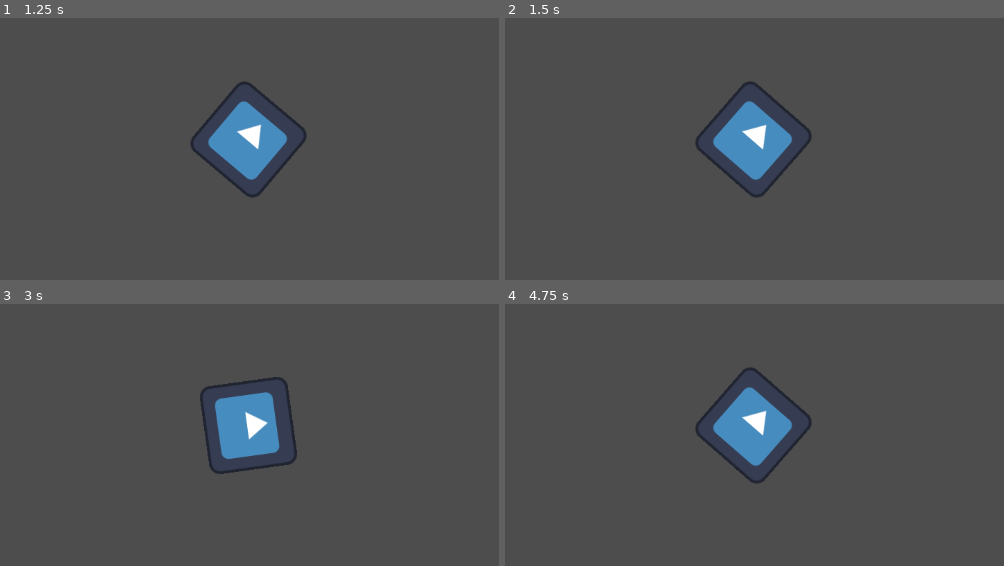
Above: before the commit, frames 1-4 (two rows, left to right).
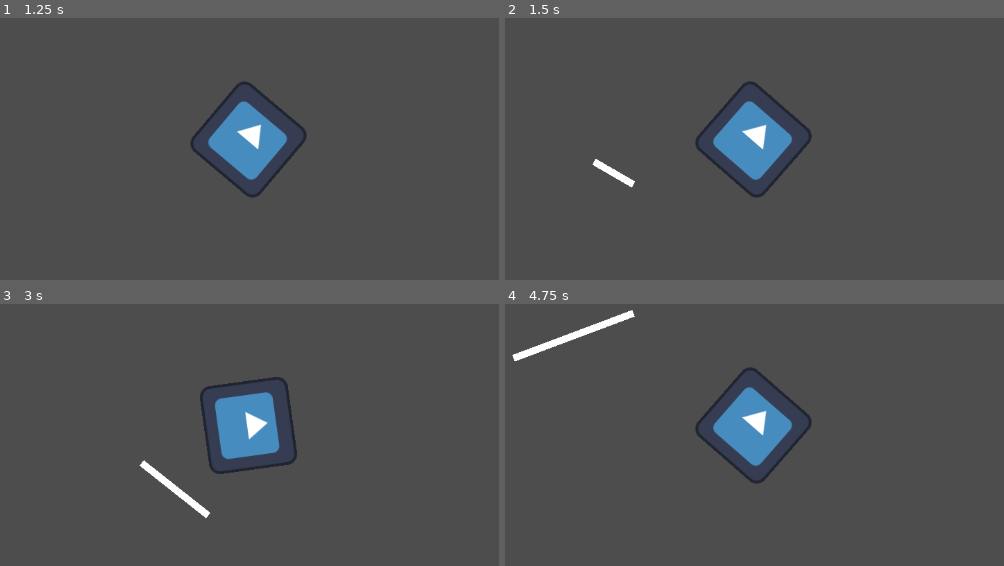
Above: after the commit, the same moments.

Repository: Dolphus2/NordicGameJam2026
Game: Godot game, scene res://scenes/game.tscn
The game is run twice, just before and just after one commit, with the same random seed, the same clock (stepped at 60 frames per second) and the same inputs. The engine's default icon, where the game draws it, is replaced by a stand-in: a white triangle on a blue panel in a dark square.
Inputs (mouse positions are in pixels of both pictures, inside the frame that each line leads up to):
- Up to frame 1 (1.25 s): tap Enter at 0.5 s; move the mouse to (424, 117) at 0.52 s; hold E (roll_right) from 0.53 s (still down); click (424, 117) at 0.67 s
- Up to frame 2 (1.5 s): release E (roll_right) at 1.25 s; drag from (594, 162) to (714, 230) at 1.27 s
- Up to frame 3 (3 s): move the mouse to (329, 327) at 2.02 s; hold E (roll_right) 2.03-2.75 s; drag from (209, 516) to (9, 359) at 2.77 s
- Up to frame 4 (4.75 s): move the mouse to (994, 492) at 3.52 s; hold Q (roll_left) 3.53-4.25 s; drag from (514, 359) to (634, 314) at 4.27 s

Frame 1 is identical in both runs. In frame 2, 0.3% of the frame differs, in the area x 17-27%, y 53-65%; in frame 3, 0.5%; in frame 4, 0.7%, in the area x 1-27%, y 2-22%.

Commit message:
put line slicer in scene

Diff:
--- a/scenes/game.tscn
+++ b/scenes/game.tscn
@@ -1,9 +1,12 @@
 [gd_scene format=3 uid="uid://01rjvcv7a1o1"]
 
 [ext_resource type="PackedScene" uid="uid://dovur5twno2b1" path="res://scenes/player.tscn" id="1_uwrxv"]
+[ext_resource type="PackedScene" uid="uid://d3ri75yx404k" path="res://scenes/slicer.tscn" id="2_yqjtg"]
 
 [node name="Game" type="Node2D" unique_id=1375401336]
 
 [node name="Player" parent="." unique_id=1597567515 instance=ExtResource("1_uwrxv")]
 
 [node name="Camera2D" type="Camera2D" parent="Player" unique_id=367364067]
+
+[node name="Slicer" parent="." unique_id=2086154053 instance=ExtResource("2_yqjtg")]
